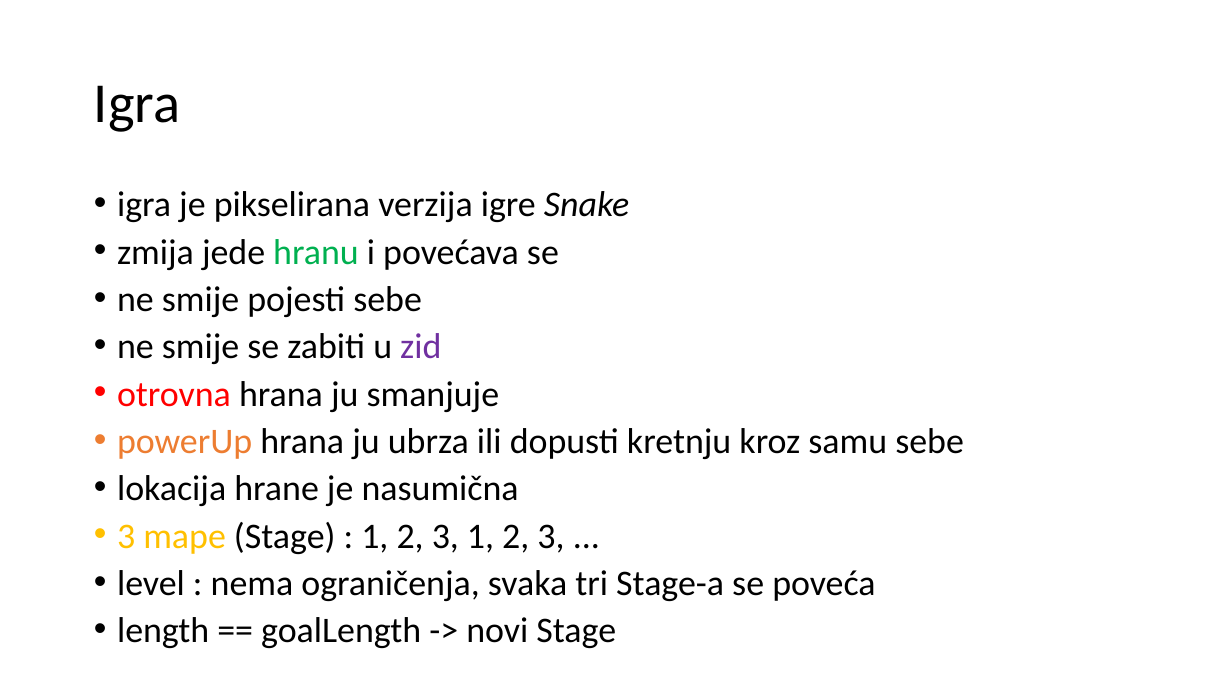
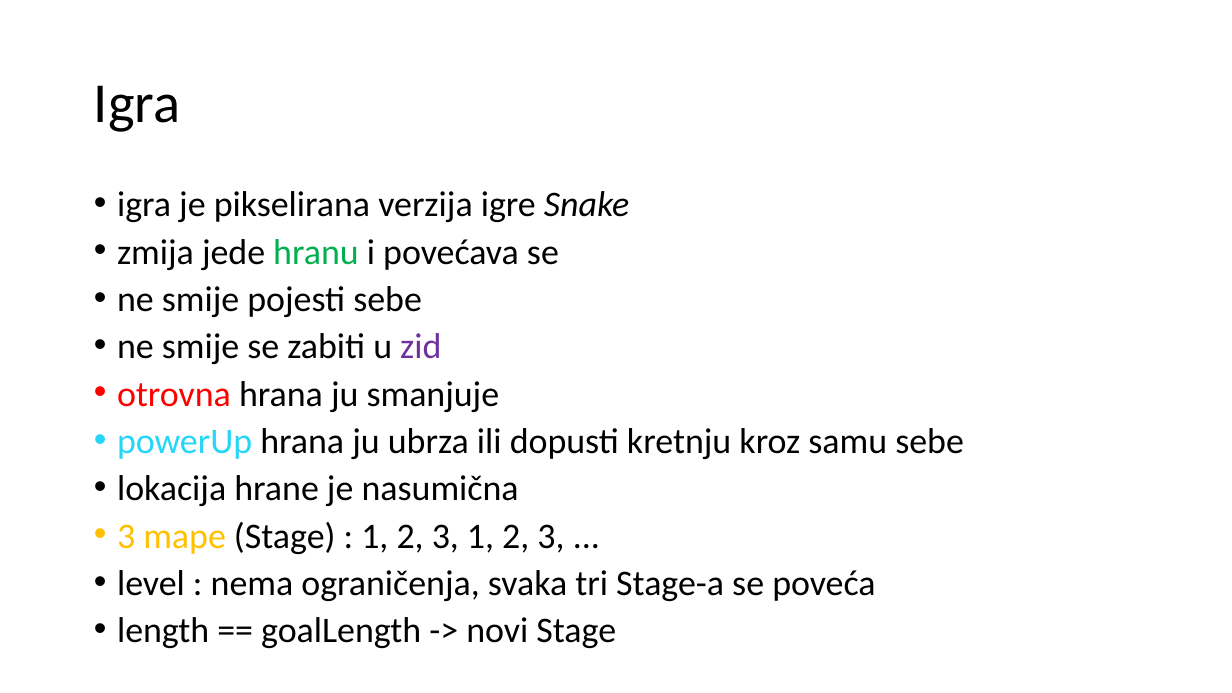
Before and after one commit to mihapetr/Zmija, a slide deck: slide 3 of docs/Zmijica.pptx. Drawn at 1232x693 pixels with LibreOffice and Linux fonts; fonts in the diff are those of the drawing. Boxes give left, top, right and bottom in pixels: in the first picture for what was removed or moved away, otherwise in the second. Text is boxed around its words. In the diff, an @@ line names an element or a change of style, - is before the commit and + after.

Commit message:
to je to alhamdulia

```diff
--- a/docs/Zmijica.pptx
+++ b/docs/Zmijica.pptx
@@ text at bbox=[117, 428, 964, 459]: text colour #ED7D31 to #25D6F9 in "powerUp" @@
```
